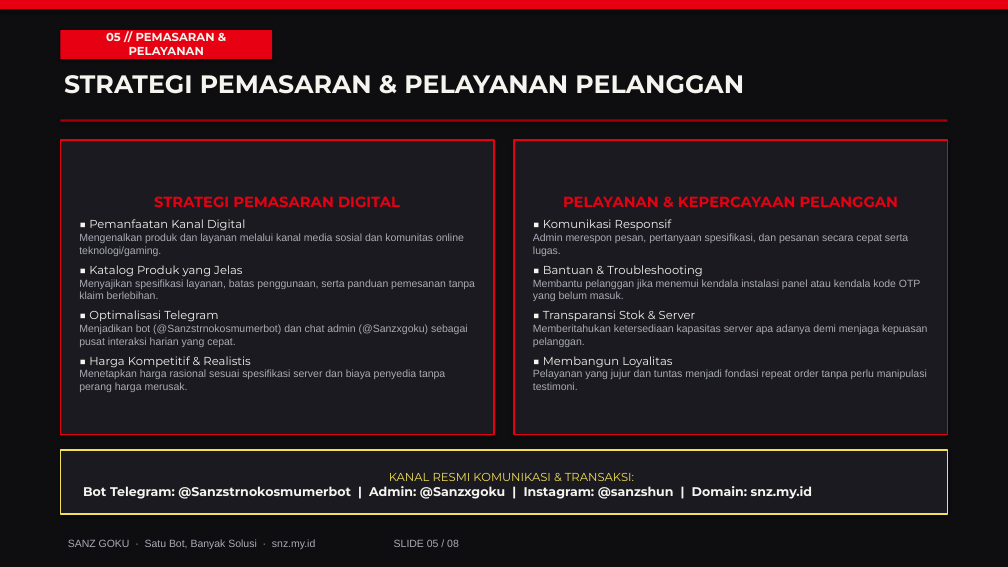
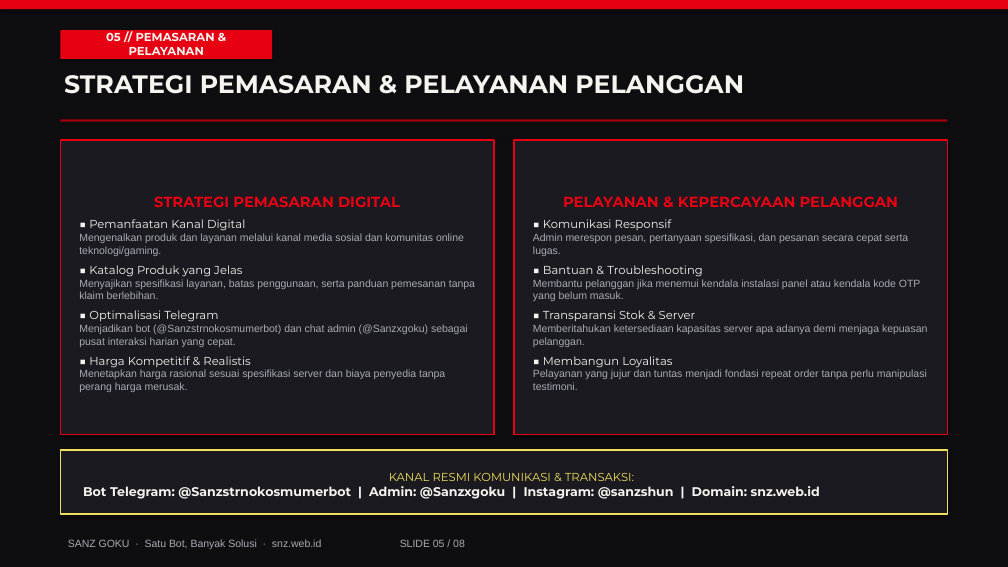
Before and after one commit to robloxxxx555p-cyber/portfolio, a slide deck: slide 5 of Portofolio_Bisnis_SANZ_GOKU.pptx. Drawn at 1008x567 pixels with LibreOffice and Linux fonts; fonts in the diff are those of the drawing. Boxes give left, top, right and bottom in pixels: in the first picture for what was removed or moved away, otherwise in the second. Text is boxed around its words. In the diff, an @@ line names an element or a change of style, - is before the commit and + after.

Commit message:
fix: update domain to real snz.web.id

```diff
--- a/Portofolio_Bisnis_SANZ_GOKU.pptx
+++ b/Portofolio_Bisnis_SANZ_GOKU.pptx
@@ text in rectangle at box(83, 486, 820, 499): text changed @@
-Bot Telegram: @Sanzstrnokosmumerbot | Admin: @Sanzxgoku | Instagram: @sanzshun | Domain: snz.my.id
+Bot Telegram: @Sanzstrnokosmumerbot | Admin: @Sanzxgoku | Instagram: @sanzshun | Domain: snz.web.id
@@ text at box(68, 539, 465, 549): text changed @@
-SANZ GOKU · Satu Bot, Banyak Solusi · snz.my.id SLIDE 05 / 08
+SANZ GOKU · Satu Bot, Banyak Solusi · snz.web.id SLIDE 05 / 08
```
Also in this commit, not shown: 7 other slides changed, 5 other files.
